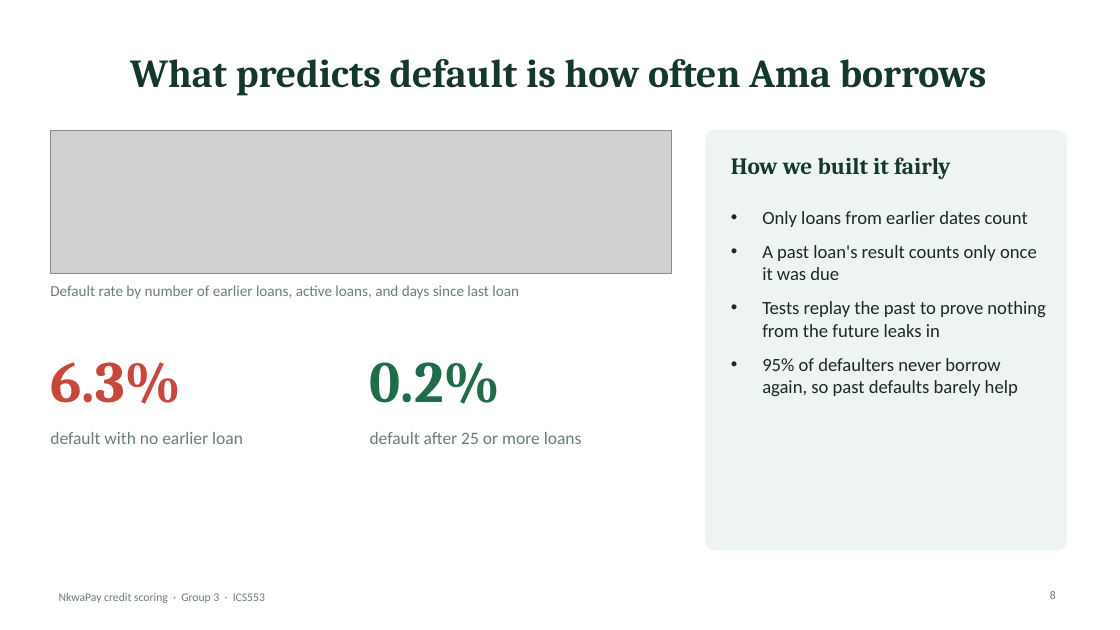
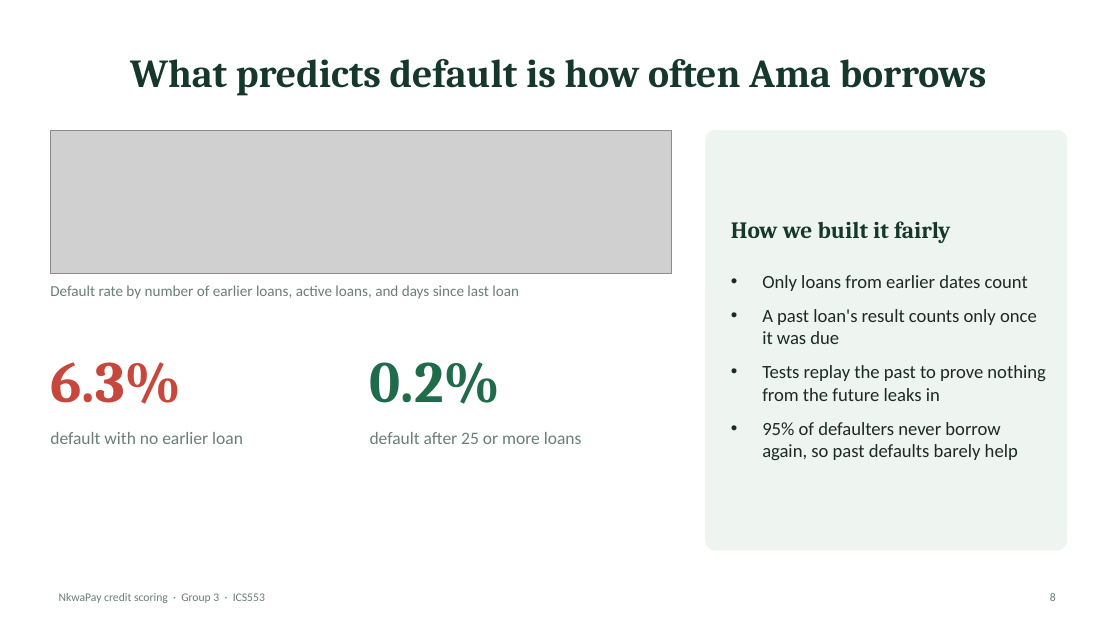
Before and after one commit to ASU-MICS-2028/mle-group-3-prosit-2, a slide deck: slide 8 of slides/NkwaPay_Debrief_Simple.pptx. Drawn at 1120x630 pixels with LibreOffice and Linux fonts; fonts in the diff are those of the drawing; grey boxes stand for pictures. Boxes give left, top, right and bottom in pixels: in the first picture for what was removed or moved away, otherwise in the second. Text is boxed around its words. In the diff, an @@ line names an element or a change of style, - is before the commit and + after.

```diff
--- a/slides/NkwaPay_Debrief_Simple.pptx
+++ b/slides/NkwaPay_Debrief_Simple.pptx
@@ text "How we built it fairly": place and size @@
-text "How we built it fairly" at [731, 157, 951, 179]
+text "How we built it fairly" at [731, 221, 951, 243]
@@ text "Only loans from earlier dates ...": place and size @@
-text "Only loans from earlier dates ..." at [762, 211, 1045, 396]
+text "Only loans from earlier dates ..." at [762, 275, 1045, 460]
```
Also in this commit, not shown: 23 other slides changed.
